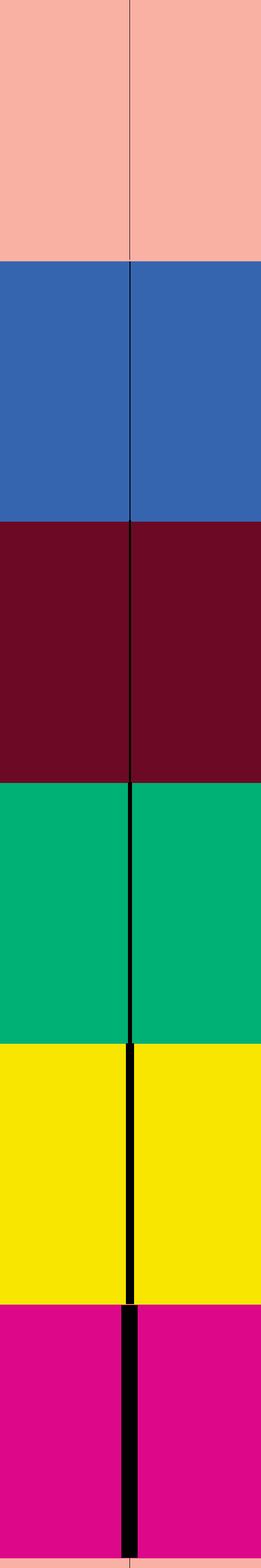
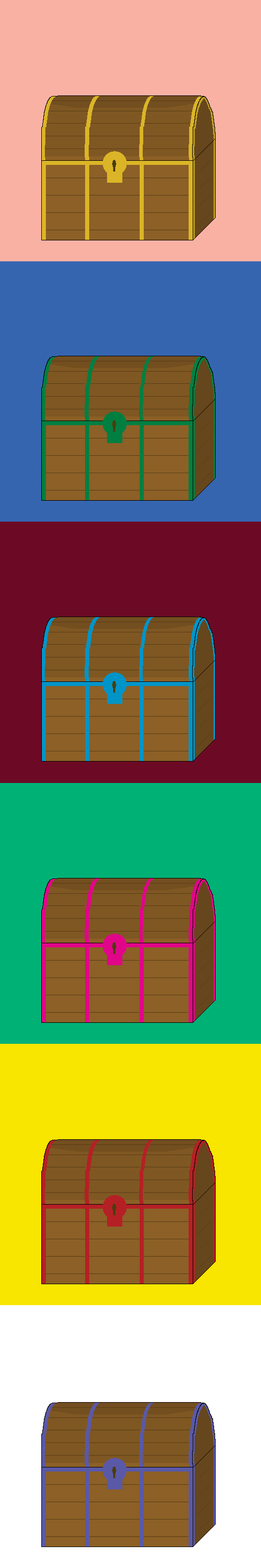
Layers edited between the first and the second 261 x 1568 image:
added layer "Layer 2 copy 5" above "Layer 3 copy 4" over <box>41,1402,216,1548</box>
added layer "Layer 2 copy 4" above "Layer 3 copy 3" over <box>41,1139,216,1285</box>
added layer "Layer 2 copy 3" above "Layer 3 copy 2" over <box>41,877,216,1023</box>
added layer "Layer 2 copy 2" above "Layer 3 copy" over <box>41,616,216,762</box>
added layer "Layer 2 copy" above "Layer 3" over <box>41,355,216,501</box>
added layer "Layer 2" above "Group 1" over <box>41,95,216,241</box>
added group "Group 1" with 6 layers over <box>0,0,261,1568</box>
hid "Layer 1 copy 5", moved it into group "Group 1" over <box>0,0,261,1568</box>
moved "Layer 1 copy 4" into group "Group 1" over <box>0,1043,261,1306</box>
moved "Layer 1 copy 3" into group "Group 1" over <box>41,782,216,1045</box>
moved "Layer 1 copy 2" into group "Group 1" over <box>41,521,216,783</box>
moved "Layer 1 copy" into group "Group 1" over <box>41,261,216,523</box>
moved "Layer 1" into group "Group 1" over <box>41,0,216,260</box>
